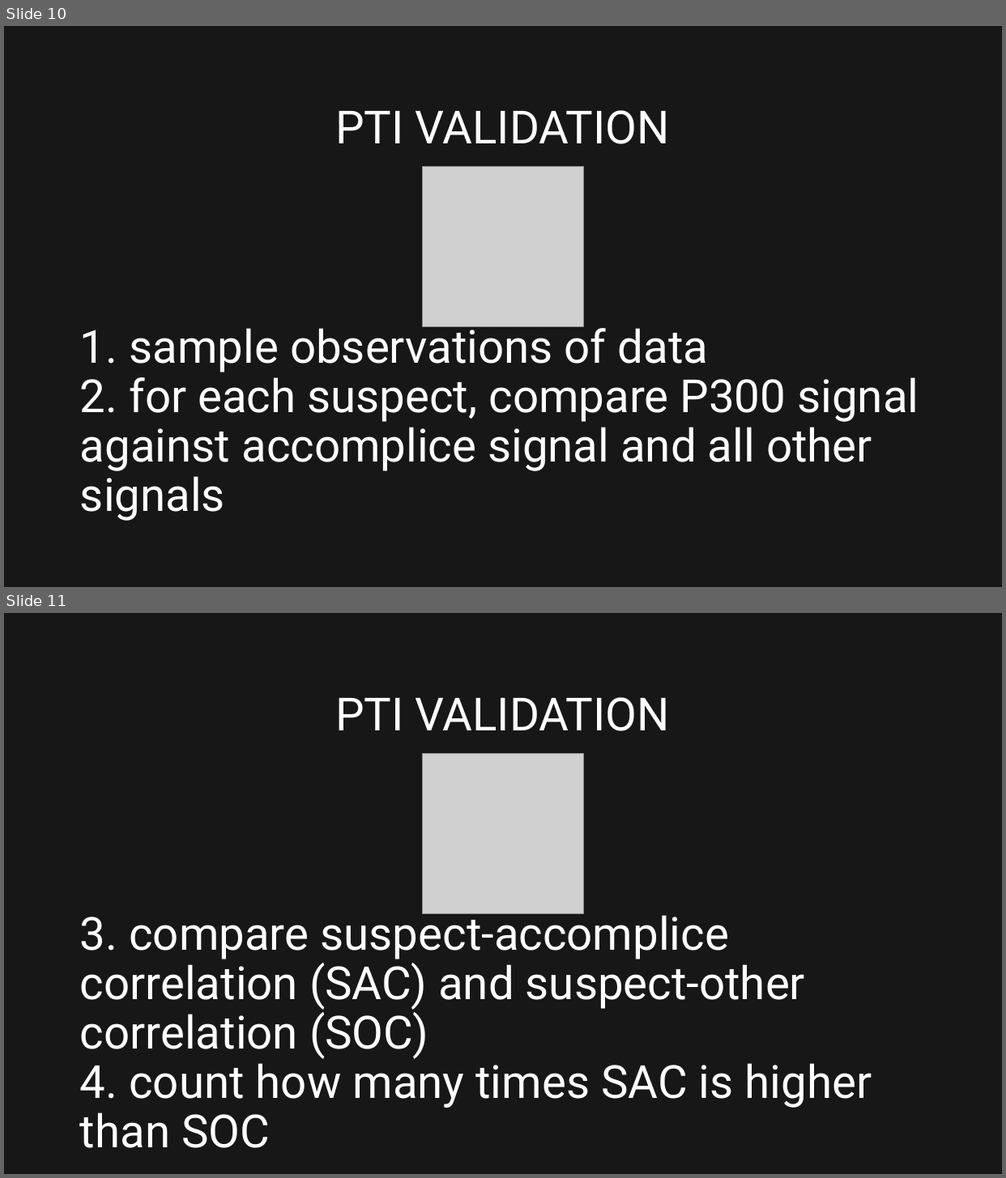
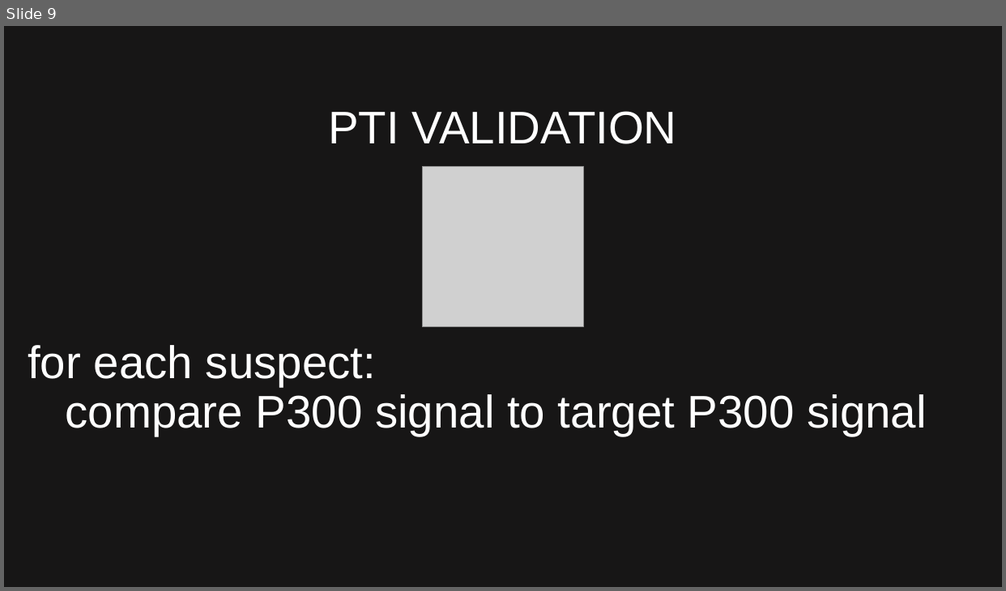
Before and after one commit to sveld03/natHacks, a slide deck: EEG P300 Truth Elicitor.pptx. Shown one above the other, each under a label of ours: slides 10 and 11 before the commit, slide 9 after it. The pictures are 1006x1178 and 1006x591 pixels, drawn with LibreOffice and Linux fonts; fonts in the diff are those of the drawing; grey boxes stand for pictures; background and template pictures are left out. Boxes give left, top, right and bottom in pixels: in the first picture for what was removed or moved away, otherwise in the second. Text is boxed around its words. In the diff, an @@ line names an element or a change of style, - is before the commit and + after.

```diff
--- a/EEG P300 Truth Elicitor.pptx
+++ b/EEG P300 Truth Elicitor.pptx
@@ slide 11 removed at <box>4,613,1002,1174</box>, background picture (left out) @@
@@ title removed at <box>335,697,670,731</box> @@
-PTI VALIDATION
@@ picture removed at <box>423,754,583,914</box> @@
@@ text removed at <box>80,908,872,1148</box> @@
-3. compare suspect-accomplice correlation (SAC) and suspect-other correlation (SOC)
-4. count how many times SAC is higher than SOC
@@ what was slide 10 is now slide 9 @@
@@ slide 9 changed as well @@
@@ title "PTI VALIDATION" at <box>328,111,677,144</box>: font Roboto to Arial @@
@@ text at <box>27,345,926,436</box>: text changed; font Roboto to Arial @@
-1. sample observations of data
-2. for each suspect, compare P300 signal against accomplice signal and all other signals
+for each suspect:
+compare P300 signal to target P300 signal
```
Also in this commit, not shown: 15 other slides changed, 10 slides added, 4 other slides removed.
